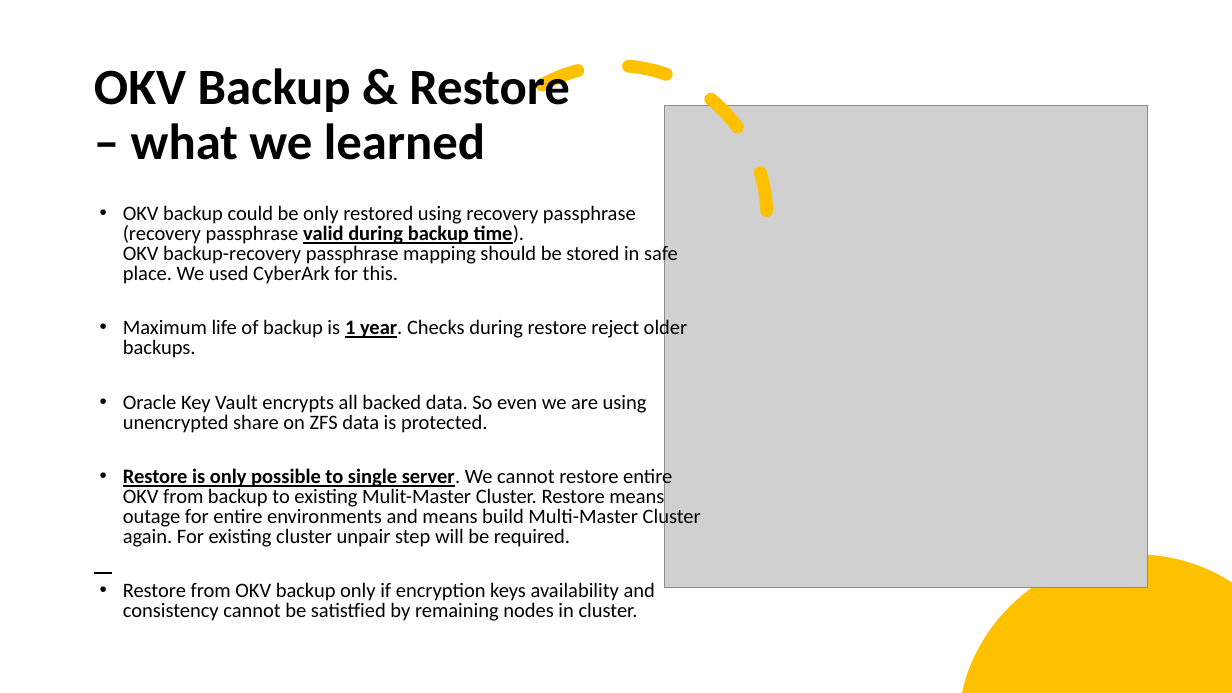
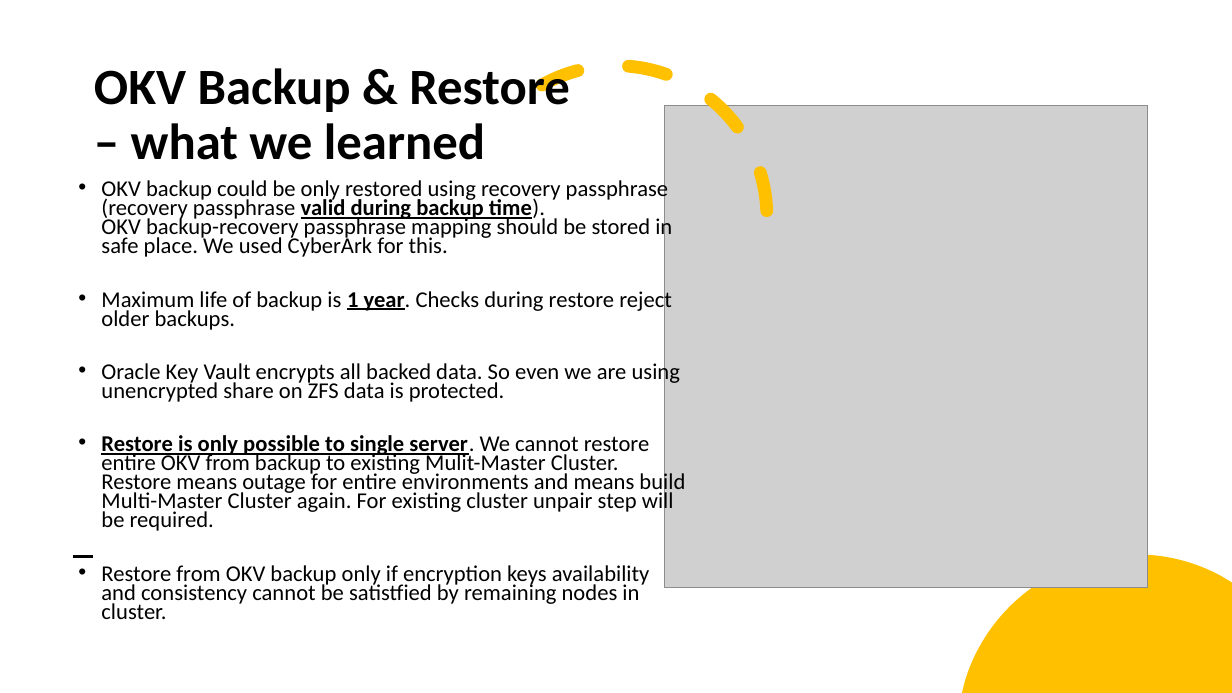
Before and after one commit to zizu1985/DOAG_OKV_EXACC, a slide deck: slide 37 of Oracle_Key_Vault_EXACC_DOAG26.pptx (slide 36 before the commit). Drawn at 1232x693 pixels with LibreOffice and Linux fonts; fonts in the diff are those of the drawing; grey boxes stand for pictures. Boxes give left, top, right and bottom in pixels: in the first picture for what was removed or moved away, otherwise in the second. Text is boxed around its words. In the diff, an @@ line names an element or a change of style, - is before the commit and + after.

```diff
--- a/Oracle_Key_Vault_EXACC_DOAG26.pptx
+++ b/Oracle_Key_Vault_EXACC_DOAG26.pptx
@@ text "OKV backup could be only ...": place and size @@
-text "OKV backup could be only ..." at [123,205,701,621]
+text "OKV backup could be only ..." at [101,177,685,619]
@@ text "OKV backup could be only ..." at [101,177,685,619]: size 16 to 17.6 pt; line spacing 0.8 to 0.7 @@
```
Also in this commit, not shown: 22 other slides changed, 1 slide added, 2 slides removed.
